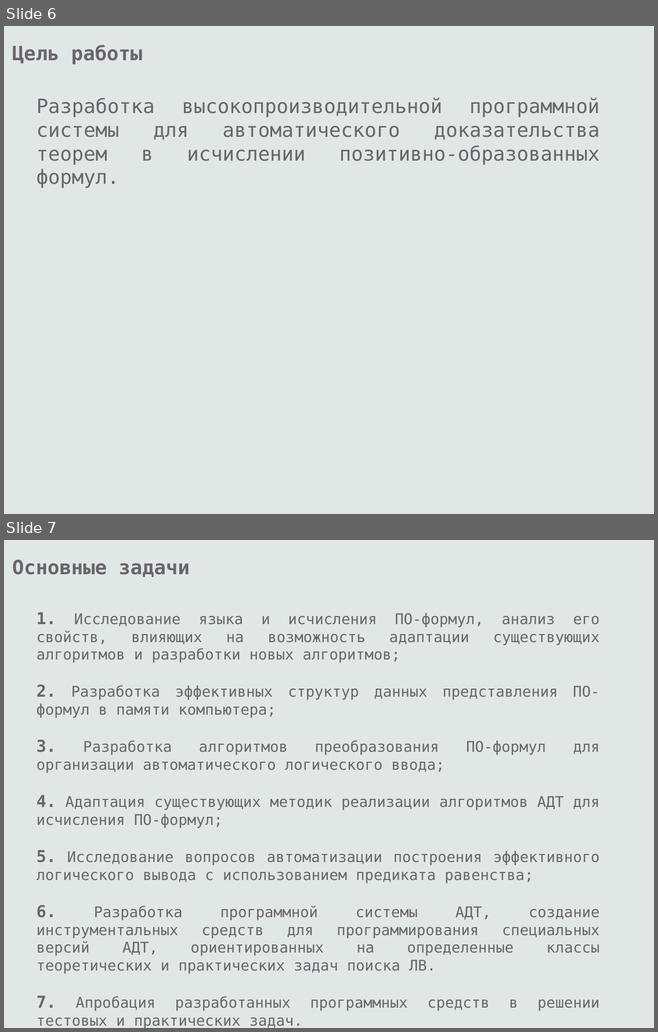
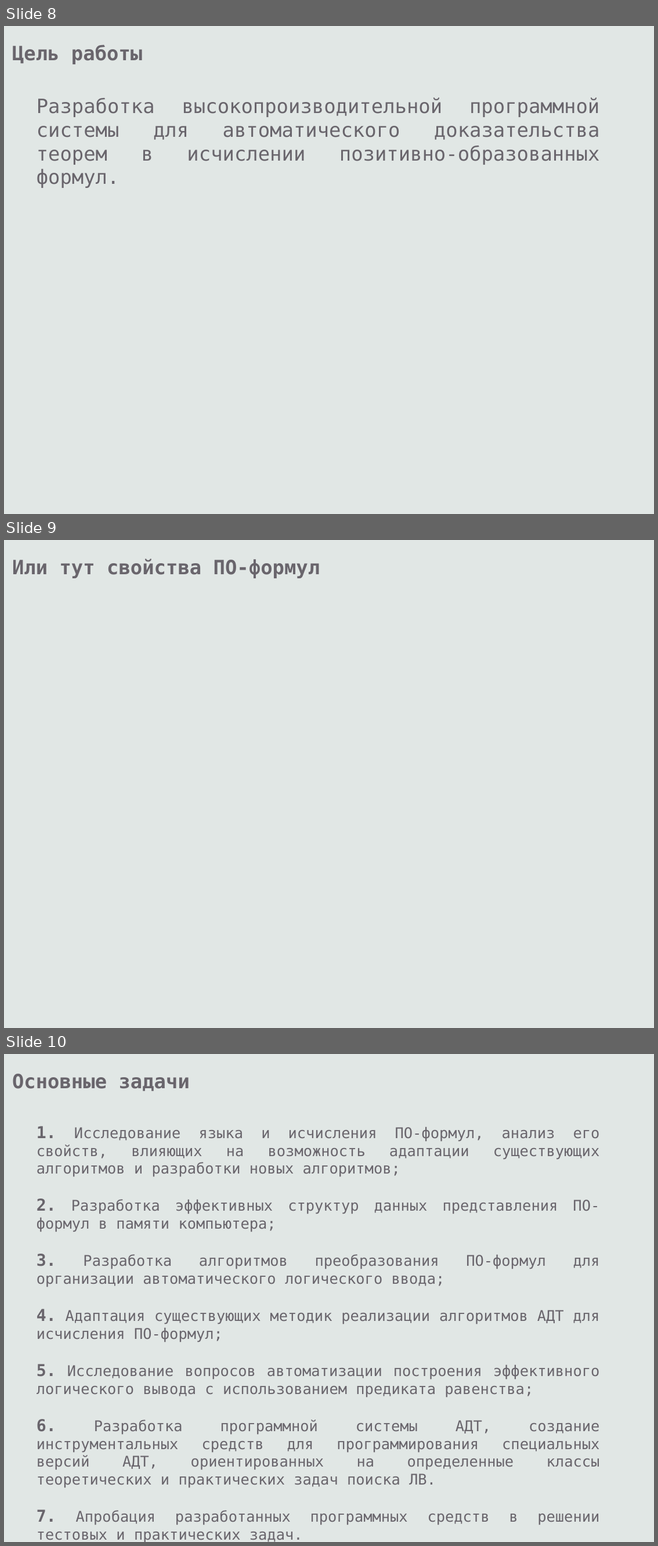
Before and after one commit to eugeneai/prisnif, a slide deck: brick/pres/pacman.odp. Shown one above the other, each under a label of ours: slides 6 and 7 before the commit, slides 8, 9 and 10 after it. The pictures are 658x1032 and 658x1546 pixels, drawn with LibreOffice and Linux fonts; fonts in the diff are those of the drawing. Boxes give left, top, right and bottom in pixels: in the first picture for what was removed or moved away, otherwise in the second. Text is boxed around its words. In the diff, an @@ line names an element or a change of style, - is before the commit and + after.

```diff
--- a/brick/pres/pacman.odp
+++ b/brick/pres/pacman.odp
@@ slide 9 added at (x1=4, y1=540, x2=654, y2=1028), background #E1E7E5 @@
@@ text added at (x1=12, y1=559, x2=320, y2=578), 24 pt, text #69656C, bold @@
+Или тут свойства ПО-формул
@@ what was slide 6 is now slide 8 @@
@@ what was slide 7 is now slide 10 @@
```
Also in this commit, not shown: 8 slides changed, 2 other slides added, 4 other files.
